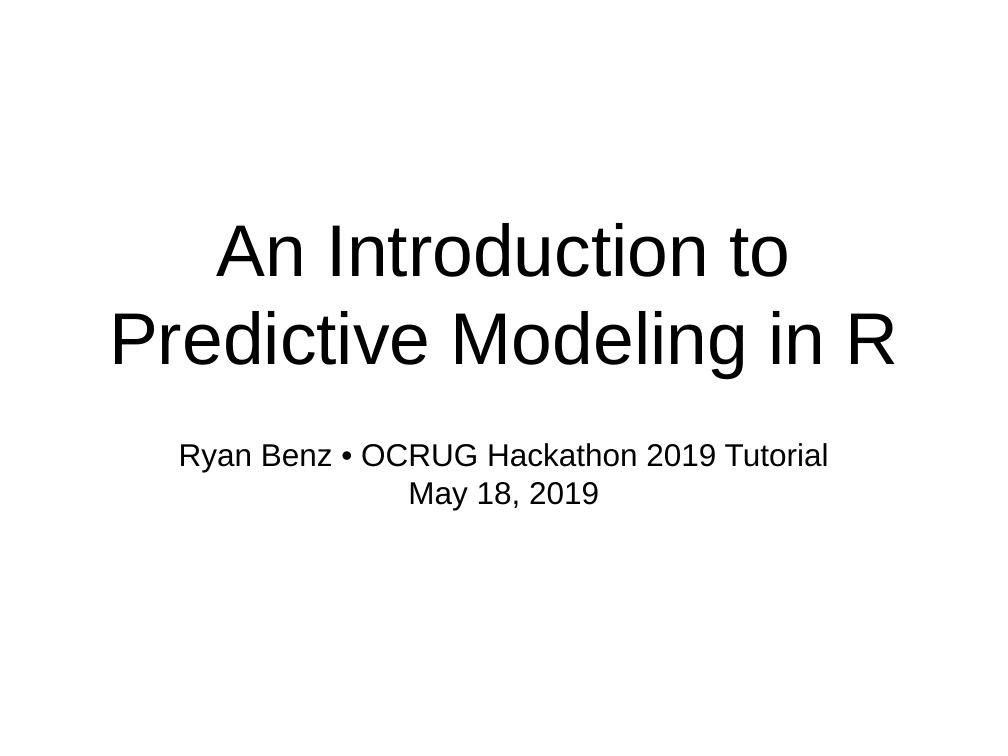
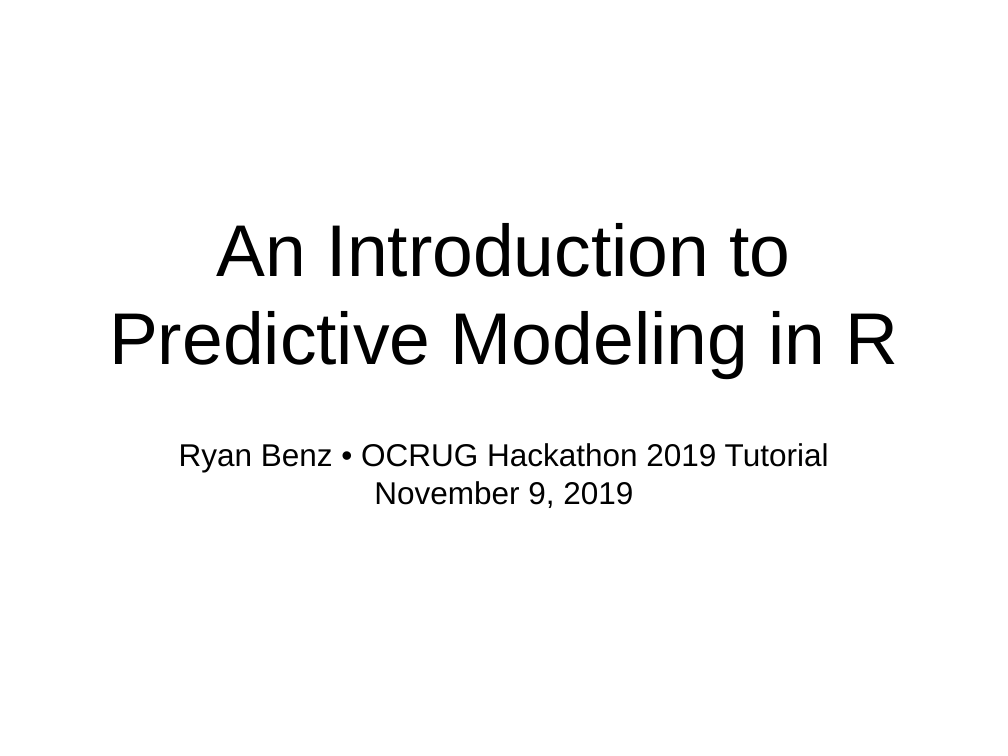
Before and after one commit to socalrug/hackathon-2019-11, a slide deck: slide 1 of tutorials/modeling-and-caret-tutorial/ocrug_hackathon_modeling_tutorial.pptx. Drawn at 1008x756 pixels with LibreOffice and Linux fonts; fonts in the diff are those of the drawing. Boxes give left, top, right and bottom in pixels: in the first picture for what was removed or moved away, otherwise in the second. Text is boxed around its words. In the diff, an @@ line names an element or a change of style, - is before the commit and + after.

Commit message:
caret tutorial: fixed typo, rev'd date.

```diff
--- a/tutorials/modeling-and-caret-tutorial/ocrug_hackathon_modeling_tutorial.pptx
+++ b/tutorials/modeling-and-caret-tutorial/ocrug_hackathon_modeling_tutorial.pptx
@@ subtitle at (179, 443, 829, 508): text changed @@
-Ryan Benz • OCRUG Hackathon 2019 Tutorial
-May 18, 2019
+Ryan Benz • OCRUG Hackathon 2019 Tutorial
+November 9, 2019
```
Also in this commit, not shown: 4 other slides changed, 2 other files.
